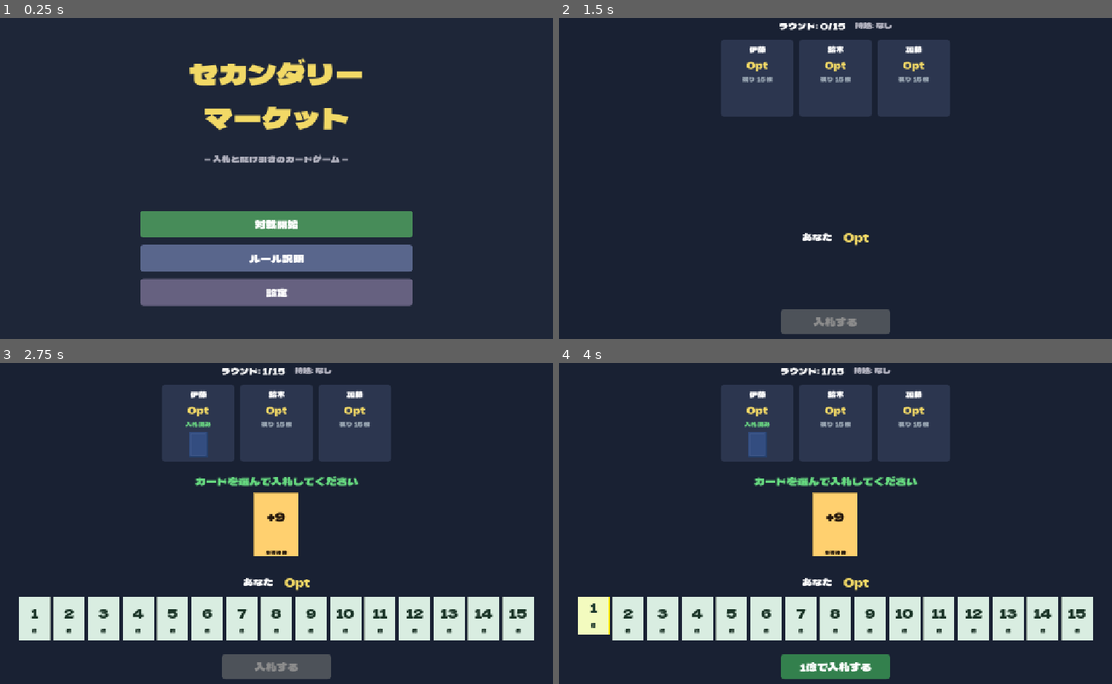
Above: before the commit, frames 1-4 (two rows, left to right).
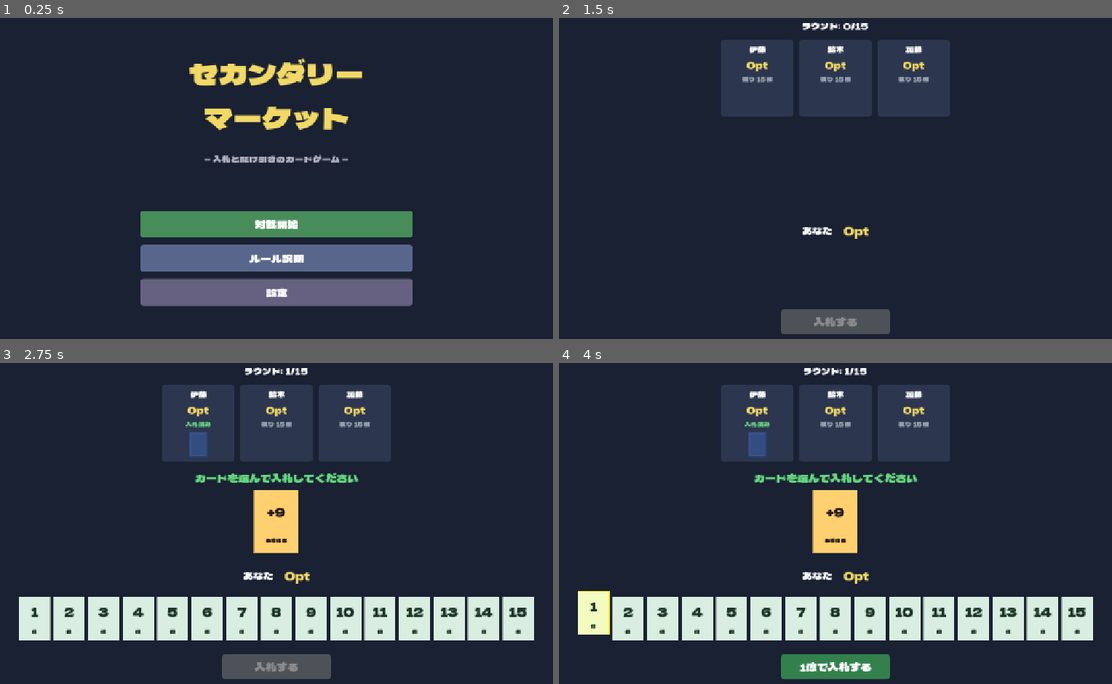
Above: after the commit, the same moments.

Repository: elefolo4565/online_market
Game: Godot game, scene res://scenes/main.tscn
The game is run twice, just before and just after one commit, with the same random seed, the same clock (stepped at 60 frames per second) and the same inputs.
Inputs (mouse positions are in pixels of both pictures, inside the frame that each line leads up to):
- Up to frame 1 (0.25 s): no input
- Up to frame 2 (1.5 s): click "対戦開始" at 0.5 s; click "ゲーム開始" at 1.25 s
- Up to frame 3 (2.75 s): move the mouse to (276, 526) at 2.02 s; click (276, 526) at 2.17 s
- Up to frame 4 (4 s): move the mouse to (758, 443) at 2.77 s; click (758, 443) at 2.92 s; tap Enter at 3.5 s; move the mouse to (592, 619) at 3.52 s; click (592, 619) at 3.67 s

The runs differ from the first frame. In frame 2, 0.7% of the frame differs, in the area x 39-61%, y 1-72%; in frame 3, 2.7%; in frame 4, 2.8%, in the area x 3-96%, y 1-85%.

Commit message:
背景色設定機能の追加と各種UI改善
- 設定画面に背景色変更機能を追加（プリセット6色＋カスタムカラーピッカー）
- AudioManagerに背景色の保存/読み込み/変更メソッドを追加（ConfigFileで永続化）
- GameEventsにbg_color_changedシグナルを追加し、タイトル/ゲーム画面がリアルタイム反映
- CardDisplayのラベル配置をAnchors方式に変更（手動レイアウト計算を廃止）
- 手札エリアの高さを拡大し、選択カードのせり上がりが途切れない対応
- 落札失敗カードの傾き方向を右方向に変更
- 持ち越しなし時のラベルを非表示に変更

Co-Authored-By: Claude Opus 4.6 <noreply@anthropic.com>

Diff:
--- a/scripts/autoload/audio_manager.gd
+++ b/scripts/autoload/audio_manager.gd
@@ -14,6 +14,9 @@
 var _sfx_streams: Dictionary = {}  ## {String -> AudioStreamWAV}
 var _sfx_enabled: bool = true
 var _sfx_volume_db: float = 0.0
+
+const DEFAULT_BG_COLOR: Color = Color(0.1, 0.13, 0.2)
+var _bg_color: Color = DEFAULT_BG_COLOR
 
 ## 設定変更通知
 signal bgm_settings_changed()
@@ -165,6 +168,18 @@
 		set_sfx_volume_db(linear_to_db(clamped))
 
 
+# === 背景色設定 ===
+
+func set_bg_color(color: Color) -> void:
+	_bg_color = color
+	_save_settings()
+	GameEvents.bg_color_changed.emit(color)
+
+
+func get_bg_color() -> Color:
+	return _bg_color
+
+
 # === 設定永続化 ===
 
 func _save_settings() -> void:
@@ -173,6 +188,7 @@
 	config.set_value("bgm", "volume_db", _bgm_volume_db)
 	config.set_value("sfx", "enabled", _sfx_enabled)
 	config.set_value("sfx", "volume_db", _sfx_volume_db)
+	config.set_value("display", "bg_color", _bg_color.to_html(false))
 	config.save(CONFIG_PATH)
 
 
@@ -184,3 +200,6 @@
 		_bgm_volume_db = config.get_value("bgm", "volume_db", 0.0) as float
 		_sfx_enabled = config.get_value("sfx", "enabled", true) as bool
 		_sfx_volume_db = config.get_value("sfx", "volume_db", 0.0) as float
+		var bg_html: String = config.get_value("display", "bg_color", "") as String
+		if not bg_html.is_empty():
+			_bg_color = Color.from_string(bg_html, DEFAULT_BG_COLOR)
--- a/scripts/autoload/game_events.gd
+++ b/scripts/autoload/game_events.gd
@@ -6,3 +6,4 @@
 signal back_to_title_requested()
 signal sfx_requested(sfx_name: String)
 signal bgm_requested(bgm_name: String)
+signal bg_color_changed(color: Color)
--- a/scripts/ui/card_display.gd
+++ b/scripts/ui/card_display.gd
@@ -23,19 +23,35 @@
 func _ready() -> void:
 	clip_contents = true
 
-	# 数値ラベル
+	# 数値ラベル（上部60%、左右4pxマージン）
 	_value_label = Label.new()
 	_value_label.horizontal_alignment = HORIZONTAL_ALIGNMENT_CENTER
 	_value_label.vertical_alignment = VERTICAL_ALIGNMENT_CENTER
 	_value_label.add_theme_font_size_override("font_size", 28)
+	_value_label.anchor_left = 0.0
+	_value_label.anchor_top = 0.1
+	_value_label.anchor_right = 1.0
+	_value_label.anchor_bottom = 0.6
+	_value_label.offset_left = 4
+	_value_label.offset_top = 0
+	_value_label.offset_right = -4
+	_value_label.offset_bottom = 0
 	add_child(_value_label)
 
-	# 名前ラベル
+	# 名前ラベル（下部40%、横いっぱい）
 	_name_label = Label.new()
 	_name_label.horizontal_alignment = HORIZONTAL_ALIGNMENT_CENTER
 	_name_label.vertical_alignment = VERTICAL_ALIGNMENT_CENTER
 	_name_label.add_theme_font_size_override("font_size", 12)
 	_name_label.autowrap_mode = TextServer.AUTOWRAP_WORD_SMART
+	_name_label.anchor_left = 0.0
+	_name_label.anchor_top = 0.6
+	_name_label.anchor_right = 1.0
+	_name_label.anchor_bottom = 1.0
+	_name_label.offset_left = 0
+	_name_label.offset_top = 0
+	_name_label.offset_right = 0
+	_name_label.offset_bottom = 0
 	add_child(_name_label)
 
 	mouse_entered.connect(_on_mouse_entered)
@@ -106,12 +122,8 @@
 
 
 func _layout_labels() -> void:
-	if _value_label == null:
-		return
-	_value_label.position = Vector2(4, size.y * 0.15)
-	_value_label.size = Vector2(size.x - 8, size.y * 0.45)
-	_name_label.position = Vector2(4, size.y * 0.58)
-	_name_label.size = Vector2(size.x - 8, size.y * 0.35)
+	# アンカーで自動レイアウトされるため手動計算は不要
+	pass
 
 
 func _draw() -> void:
@@ -192,7 +204,7 @@
 	lt.set_parallel(true)
 	lt.tween_property(self, "modulate", Color(0.5, 0.5, 0.55), 0.5) \
 		.set_ease(Tween.EASE_OUT).set_trans(Tween.TRANS_ELASTIC)
-	lt.tween_property(self, "rotation", deg_to_rad(-5.0), 0.5) \
+	lt.tween_property(self, "rotation", deg_to_rad(5.0), 0.5) \
 		.set_ease(Tween.EASE_OUT).set_trans(Tween.TRANS_ELASTIC)
 
 
--- a/scripts/ui/game_screen.gd
+++ b/scripts/ui/game_screen.gd
@@ -22,6 +22,7 @@
 var _hand_cards: Array[CardDisplay] = []
 var _opponent_panels: Dictionary = {}  ## {player_id: int -> PlayerPanel}
 var _message_label: Label
+var _bg: ColorRect = null
 var _bids_reveal_complete: bool = false
 var _round_animation_complete: bool = false
 
@@ -34,6 +35,12 @@
 
 func _ready() -> void:
 	_build_ui()
+	GameEvents.bg_color_changed.connect(_on_bg_color_changed)
+
+
+func _on_bg_color_changed(color: Color) -> void:
+	if _bg:
+		_bg.color = color
 
 
 func _start_game(player_configs: Array[Dictionary]) -> void:
@@ -52,10 +59,10 @@
 
 func _build_ui() -> void:
 	# 背景
-	var bg: ColorRect = ColorRect.new()
-	bg.color = Color(0.1, 0.13, 0.2)
-	bg.set_anchors_preset(Control.PRESET_FULL_RECT)
-	add_child(bg)
+	_bg = ColorRect.new()
+	_bg.color = AudioManager.get_bg_color()
+	_bg.set_anchors_preset(Control.PRESET_FULL_RECT)
+	add_child(_bg)
 
 	# メインレイアウト
 	var main_vbox: VBoxContainer = VBoxContainer.new()
@@ -79,7 +86,8 @@
 	_top_bar.add_child(_round_label)
 
 	_carried_label = Label.new()
-	_carried_label.text = "持越: なし"
+	_carried_label.text = ""
+	_carried_label.visible = false
 	_carried_label.add_theme_font_size_override("font_size", 18)
 	_carried_label.add_theme_color_override("font_color", Color(0.7, 0.7, 0.75))
 	_top_bar.add_child(_carried_label)
@@ -146,7 +154,7 @@
 
 	# === 手札エリア ===
 	var hand_scroll: ScrollContainer = ScrollContainer.new()
-	hand_scroll.custom_minimum_size = Vector2(0, 120)
+	hand_scroll.custom_minimum_size = Vector2(0, 134)
 	hand_scroll.vertical_scroll_mode = ScrollContainer.SCROLL_MODE_DISABLED
 	hand_scroll.horizontal_scroll_mode = ScrollContainer.SCROLL_MODE_AUTO
 	main_vbox.add_child(hand_scroll)
@@ -154,6 +162,7 @@
 	var hand_margin: MarginContainer = MarginContainer.new()
 	hand_margin.add_theme_constant_override("margin_left", 16)
 	hand_margin.add_theme_constant_override("margin_right", 16)
+	hand_margin.add_theme_constant_override("margin_top", 14)
 	hand_margin.size_flags_horizontal = Control.SIZE_EXPAND_FILL
 	hand_scroll.add_child(hand_margin)
 
@@ -290,9 +299,11 @@
 		child.queue_free()
 
 	if cards.is_empty():
-		_carried_label.text = "持越: なし"
-		return
-
+		_carried_label.text = ""
+		_carried_label.visible = false
+		return
+
+	_carried_label.visible = true
 	_carried_label.text = "持越: " + str(cards.size()) + "枚"
 	for card: CardData in cards:
 		var mini_card: CardDisplay = CardDisplay.new()
--- a/scripts/ui/title_screen.gd
+++ b/scripts/ui/title_screen.gd
@@ -1,17 +1,25 @@
 extends Control
 ## タイトル画面
 
+var _bg: ColorRect = null
+
 
 func _ready() -> void:
 	_build_ui()
+	GameEvents.bg_color_changed.connect(_on_bg_color_changed)
+
+
+func _on_bg_color_changed(color: Color) -> void:
+	if _bg:
+		_bg.color = color
 
 
 func _build_ui() -> void:
 	# 背景
-	var bg: ColorRect = ColorRect.new()
-	bg.color = Color(0.12, 0.15, 0.22)
-	bg.set_anchors_preset(Control.PRESET_FULL_RECT)
-	add_child(bg)
+	_bg = ColorRect.new()
+	_bg.color = AudioManager.get_bg_color()
+	_bg.set_anchors_preset(Control.PRESET_FULL_RECT)
+	add_child(_bg)
 
 	# 中央揃えコンテナ
 	var center: CenterContainer = CenterContainer.new()
@@ -287,6 +295,95 @@
 	)
 	vol_row.add_child(vol_slider)
 
+	# セパレータ
+	var sep2: HSeparator = HSeparator.new()
+	vbox.add_child(sep2)
+
+	# 背景色セクション
+	var bg_label: Label = Label.new()
+	bg_label.text = "背景色"
+	bg_label.add_theme_font_size_override("font_size", 22)
+	bg_label.add_theme_color_override("font_color", Color(0.2, 0.18, 0.15))
+	vbox.add_child(bg_label)
+
+	# プリセット色ボタン
+	var presets: Array[Dictionary] = [
+		{"name": "ダークネイビー", "color": Color(0.1, 0.13, 0.2)},
+		{"name": "スカイブルー", "color": Color(0.55, 0.75, 0.9)},
+		{"name": "フォレストグリーン", "color": Color(0.15, 0.3, 0.2)},
+		{"name": "ワインレッド", "color": Color(0.35, 0.12, 0.15)},
+		{"name": "ダークパープル", "color": Color(0.2, 0.12, 0.3)},
+		{"name": "ウォームグレー", "color": Color(0.3, 0.28, 0.26)},
+	]
+
+	var preset_grid: GridContainer = GridContainer.new()
+	preset_grid.columns = 3
+	preset_grid.add_theme_constant_override("h_separation", 8)
+	preset_grid.add_theme_constant_override("v_separation", 8)
+	vbox.add_child(preset_grid)
+
+	var current_color: Color = AudioManager.get_bg_color()
+	for preset: Dictionary in presets:
+		var p_color: Color = preset["color"] as Color
+		var p_name: String = preset["name"] as String
+		var p_btn: Button = Button.new()
+		p_btn.custom_minimum_size = Vector2(130, 40)
+		p_btn.text = p_name
+		p_btn.add_theme_font_size_override("font_size", 13)
+
+		var p_style: StyleBoxFlat = StyleBoxFlat.new()
+		p_style.bg_color = p_color
+		p_style.corner_radius_top_left = 6
+		p_style.corner_radius_top_right = 6
+		p_style.corner_radius_bottom_left = 6
+		p_style.corner_radius_bottom_right = 6
+		p_style.content_margin_left = 8.0
+		p_style.content_margin_right = 8.0
+		p_style.content_margin_top = 6.0
+		p_style.content_margin_bottom = 6.0
+		# 選択中は枠線で示す
+		if p_color.is_equal_approx(current_color):
+			p_style.border_width_top = 3
+			p_style.border_width_bottom = 3
+			p_style.border_width_left = 3
+			p_style.border_width_right = 3
+			p_style.border_color = Color(0.95, 0.85, 0.4)
+		p_btn.add_theme_stylebox_override("normal", p_style)
+
+		var p_hover: StyleBoxFlat = p_style.duplicate() as StyleBoxFlat
+		p_hover.bg_color = p_color.lightened(0.15)
+		p_btn.add_theme_stylebox_override("hover", p_hover)
+
+		p_btn.add_theme_color_override("font_color", Color.WHITE)
+		p_btn.add_theme_color_override("font_hover_color", Color.WHITE)
+
+		p_btn.pressed.connect(func() -> void:
+			AudioManager.set_bg_color(p_color)
+			overlay.queue_free()
+			_show_settings_popup()
+		)
+		preset_grid.add_child(p_btn)
+
+	# カスタムカラー
+	var custom_row: HBoxContainer = HBoxContainer.new()
+	custom_row.add_theme_constant_override("separation", 12)
+	vbox.add_child(custom_row)
+
+	var custom_label: Label = Label.new()
+	custom_label.text = "カスタム"
+	custom_label.size_flags_horizontal = Control.SIZE_EXPAND_FILL
+	custom_label.add_theme_font_size_override("font_size", 22)
+	custom_label.add_theme_color_override("font_color", Color(0.2, 0.18, 0.15))
+	custom_row.add_child(custom_label)
+
+	var color_picker_btn: ColorPickerButton = ColorPickerButton.new()
+	color_picker_btn.color = AudioManager.get_bg_color()
+	color_picker_btn.custom_minimum_size = Vector2(80, 36)
+	color_picker_btn.color_changed.connect(func(color: Color) -> void:
+		AudioManager.set_bg_color(color)
+	)
+	custom_row.add_child(color_picker_btn)
+
 	# 閉じるボタン
 	var btn_center: CenterContainer = CenterContainer.new()
 	vbox.add_child(btn_center)
